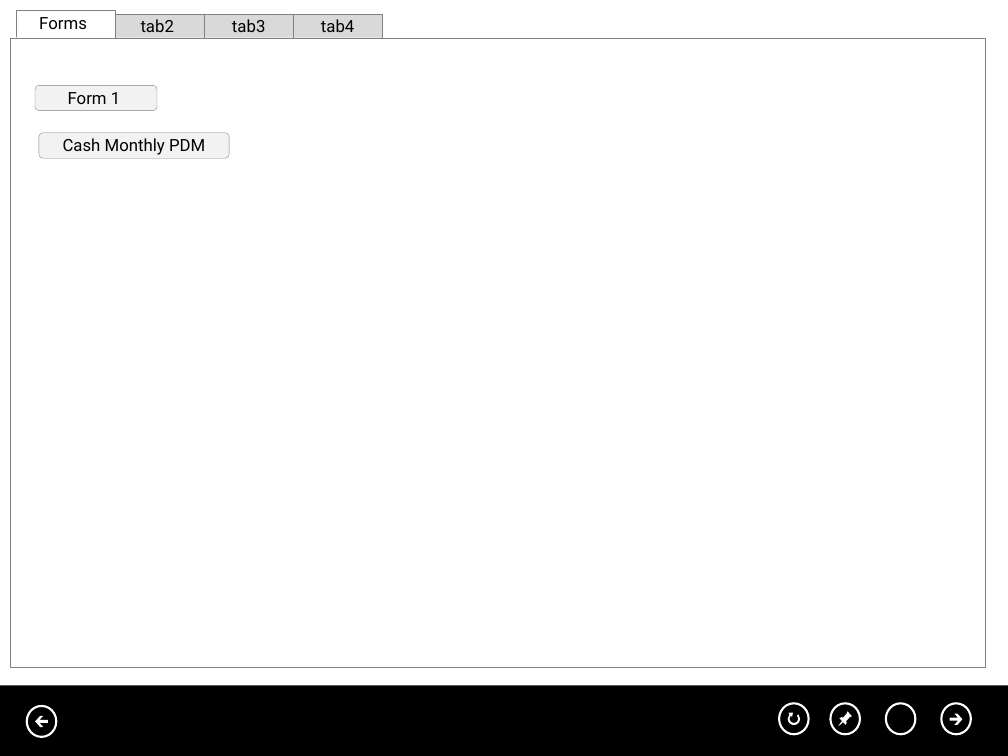
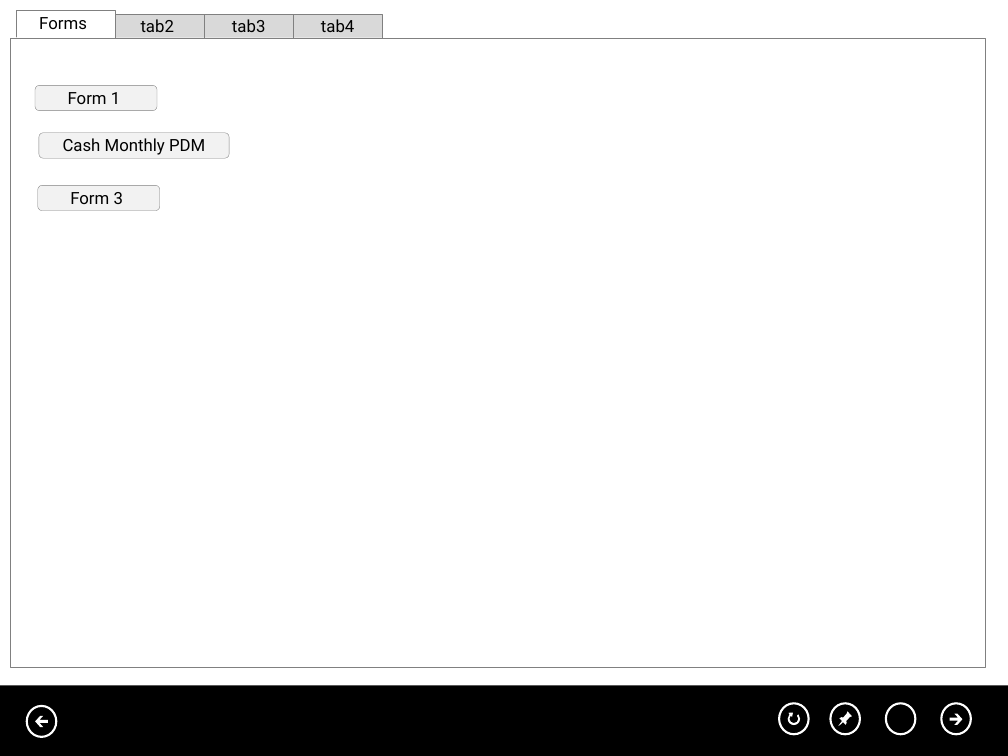
Before and after one commit to AphelionSoftware/Meerkat, a slide deck: slide 1 of Documentation/Release 2 Storyboarding/ProjectOfficer.pptx. Drawn at 1008x756 pixels with LibreOffice and Linux fonts; fonts in the diff are those of the drawing; background and template pictures are left out. Boxes give left, top, right and bottom in pixels: in the first picture for what was removed or moved away, otherwise in the second. Text is boxed around its words. In the diff, an @@ line names an element or a change of style, - is before the commit and + after.

```diff
--- a/Documentation/Release 2 Storyboarding/ProjectOfficer.pptx
+++ b/Documentation/Release 2 Storyboarding/ProjectOfficer.pptx
@@ rounded rectangle added at (x1=38, y1=185, x2=160, y2=211), fill #F2F2F2, outline #808080 0.25 pt, 12 pt, text #000000 @@
+Form 3
```
Also in this commit, not shown: 3 other files.
